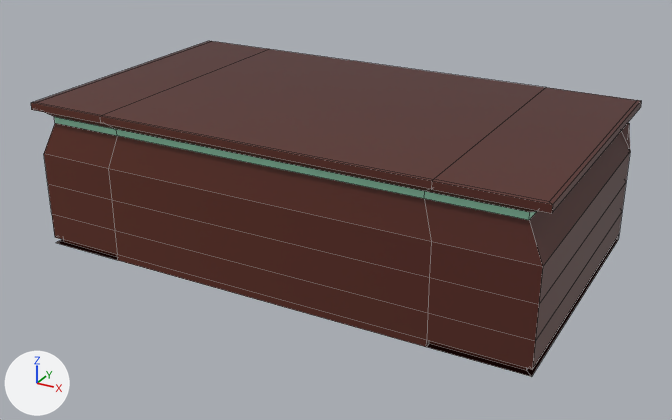
What one commit did to the FBX model Shader Test/Assets/My Assets/Art/Objects/Buildings/TownOffice/TownOffice_BigDesk.fbx.
Camera for both pictures: a camera (50 mm lens) standing at (11.111, -140.899, 5.993) and looking at (9.772, -138.465, 4.776). The lights are fixed; the arrows at lower left show +X, +Y and +Z. Mesh edges are drawn as thin lines. Where no turn or scale is listed for an object, it has been applied to the vertices.
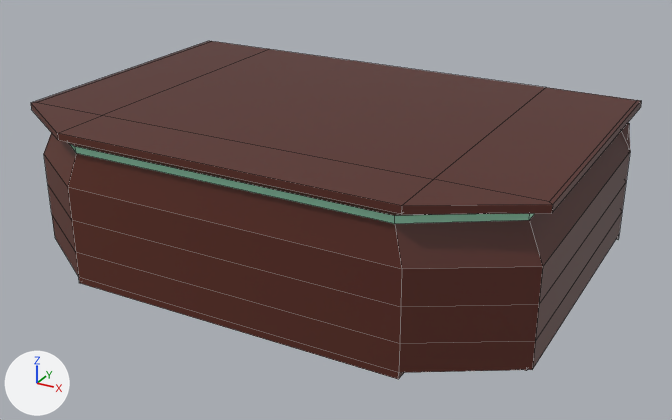
The newer file is also turned or shifted as a whole; pictures and numbers use the older file's frame.

Diff of the bpy script that builds the scene:
```diff
--- a/Shader Test/Assets/My Assets/Art/Objects/Buildings/TownOffice/TownOffice_BigDesk.fbx.py
+++ b/Shader Test/Assets/My Assets/Art/Objects/Buildings/TownOffice/TownOffice_BigDesk.fbx.py
@@ me_cube_901 @@
 # used by ob_cube_057; location = (9.155, -137.881, 4.607)
-me_cube_901.from_pydata(...)  # 180 vertices, 178 faces; spans x -0.29..1.42, y -0.97..0.01, z 0.0..0.5
+me_cube_901.from_pydata(...)  # 178 vertices, 170 faces; spans x -0.29..1.42, y -1.15..0.01, z 0.0..0.5
+# me_cube_901 part 1
+# 4 vertices are removed from x -0.28..1.41, y -0.95, z 0.0
+# 11 faces are deleted
+# 10 vertices in x 0.0..1.11, y -0.95, z 0.02..0.48 move by (0.0, -0.19, 0.0)
+# 8 vertices in x 0.0..1.11, y -0.97..-0.94, z 0.43..0.5 move by (0.0, -0.18, 0.0)
+# 2 vertices are added at (1.11, -1.14, 0.0), (0.0, -1.14, 0.0)
+# 3 new faces join them, mat_palette_browns (picture img_palette_browns_png)
 me_cube_901.materials.append(mat_palette_browns)
```

Pixel boxes (x1, y1, x2, y2) of what changed, in the pictures (672 x 420 px):
'Cube.057', reshaped
    before: (31, 41, 641, 377)
    after: (31, 41, 641, 379)
part 1 of me_cube_901, cut back
    before: (31, 102, 618, 377)
    after: (31, 102, 551, 379)
